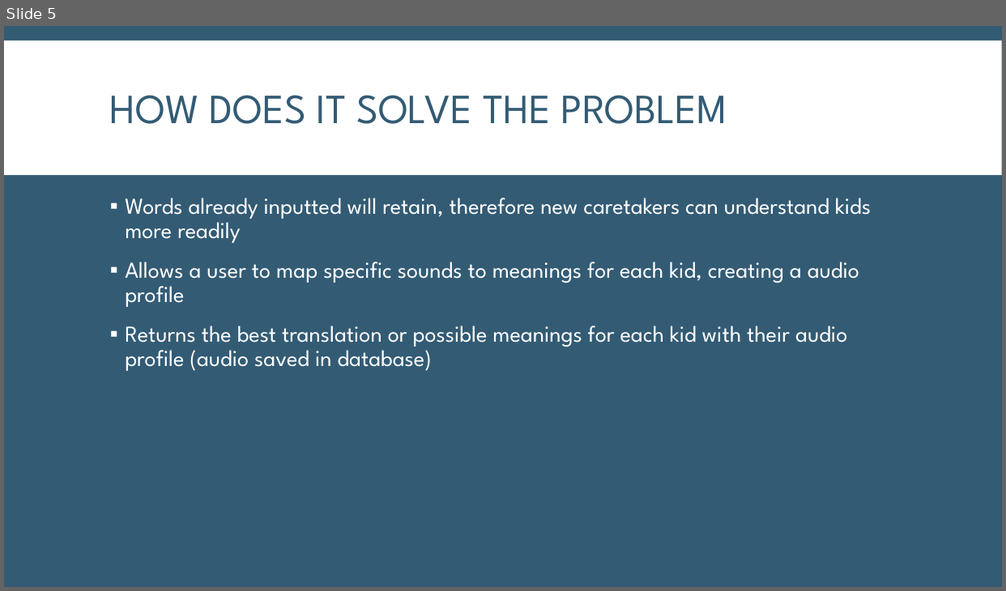
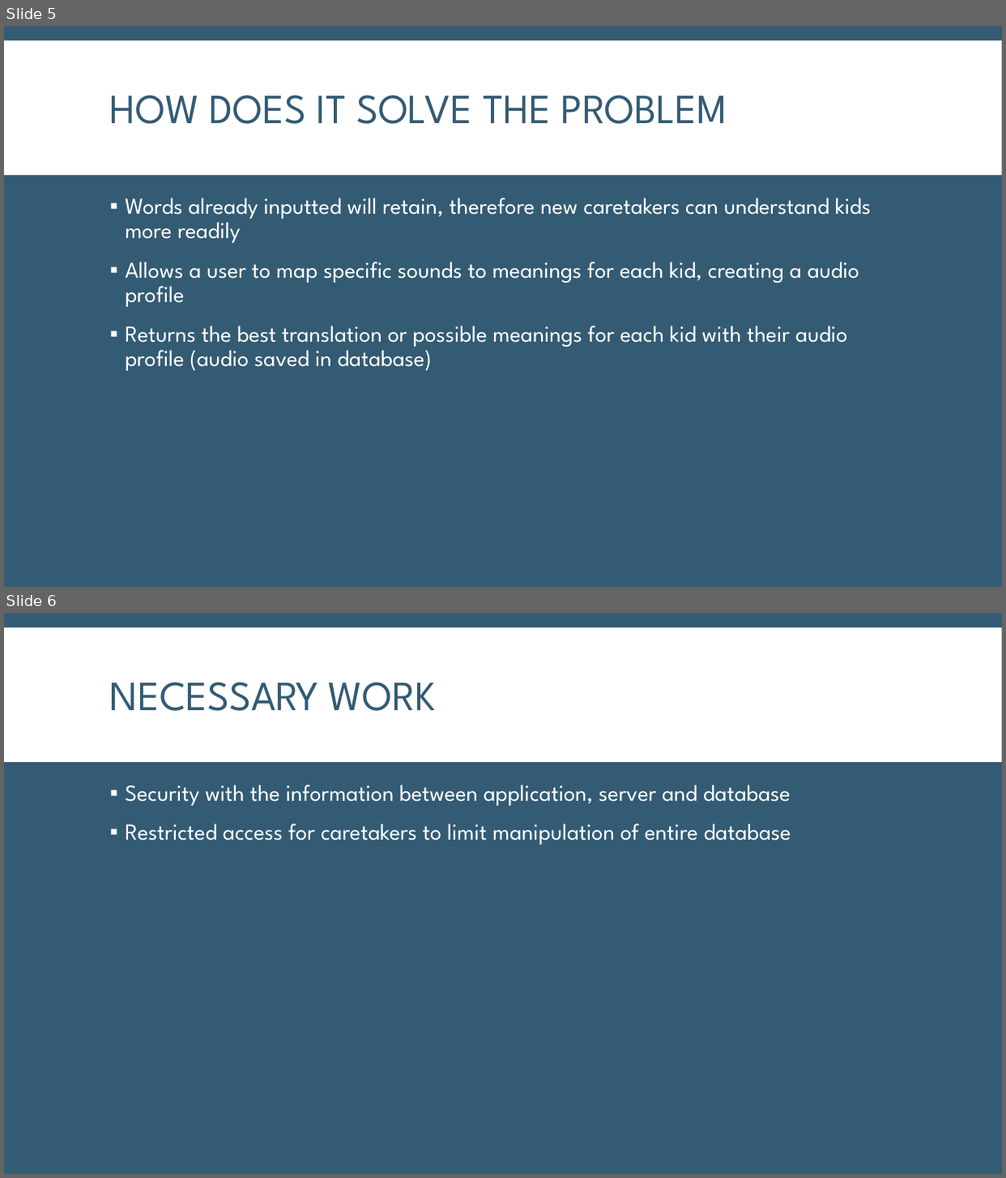
Before and after one commit to brooklyn2016/team-19, a slide deck: presentation.pptx. Shown one above the other, each under a label of ours: slide 5 before the commit, slides 5 and 6 after it. The pictures are 1006x591 and 1006x1178 pixels, drawn with LibreOffice and Linux fonts; fonts in the diff are those of the drawing. Boxes give left, top, right and bottom in pixels: in the first picture for what was removed or moved away, otherwise in the second. Text is boxed around its words. In the diff, an @@ line names an element or a change of style, - is before the commit and + after.

```diff
--- a/presentation.pptx
+++ b/presentation.pptx
@@ slide 6 added at box(4, 613, 1002, 1174), background #335B74; not listed: 1 template element that a slide beside it also shows @@
@@ title added at box(110, 682, 436, 711), 40 pt, text #335B74 @@
+NECESSARY WORK
@@ text added at box(125, 785, 791, 845), 22 pt, text #FFFFFF @@
+▪ Security with the information between application, server and database
+▪ Restricted access for caretakers to limit manipulation of entire database
```
Also in this commit, not shown: 1 slide changed.
